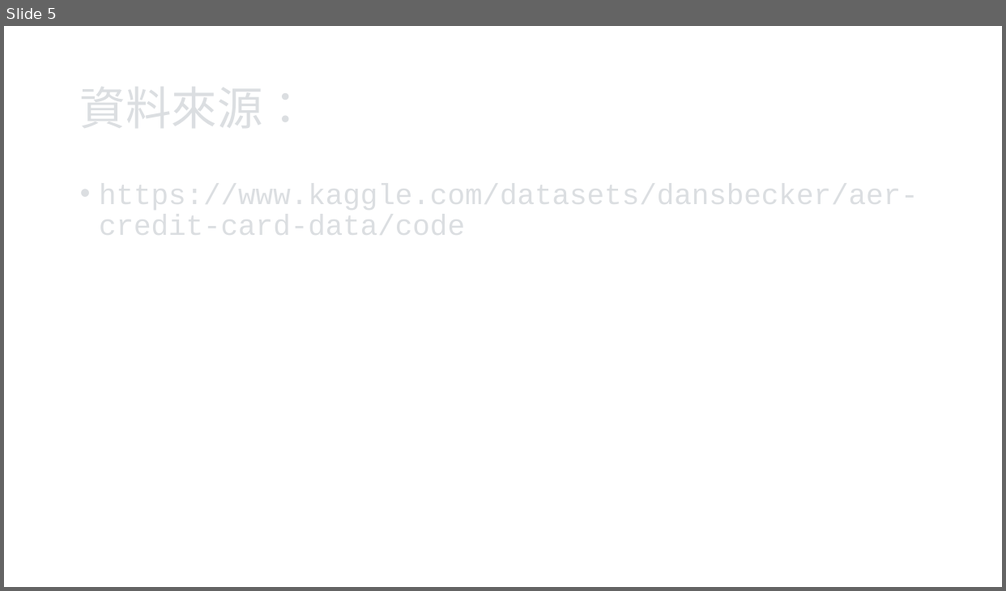
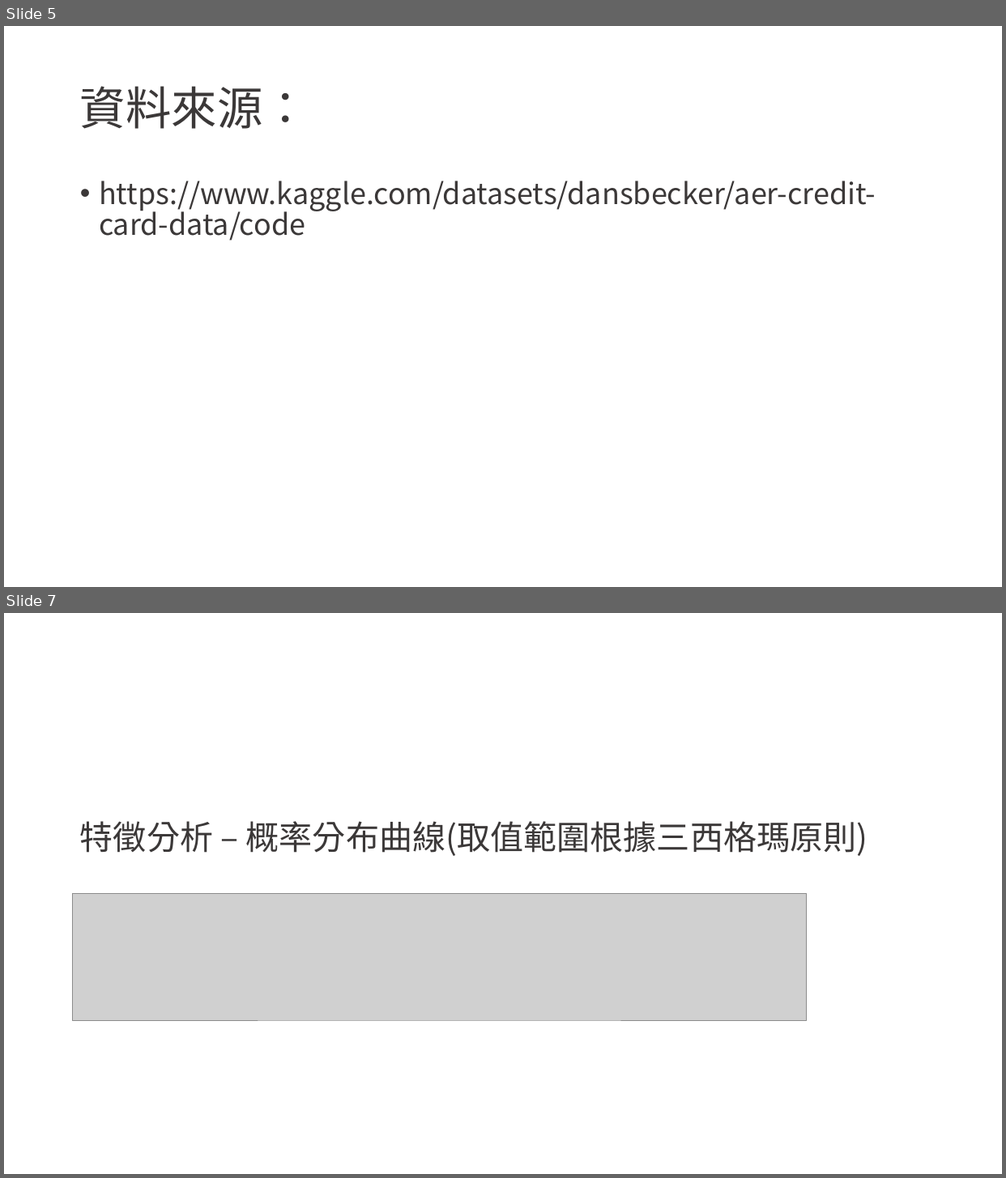
Before and after one commit to RCK10274/Issue_Credit_Card, a slide deck: Issue_Credit_Card.pptx. Shown one above the other, each under a label of ours: slide 5 before the commit, slides 5 and 7 after it; the slides between them are not shown. The pictures are 1006x591 and 1006x1178 pixels, drawn with LibreOffice and Linux fonts; fonts in the diff are those of the drawing; grey boxes stand for pictures. Boxes give left, top, right and bottom in pixels: in the first picture for what was removed or moved away, otherwise in the second. Text is boxed around its words. In the diff, an @@ line names an element or a change of style, - is before the commit and + after.

```diff
--- a/Issue_Credit_Card.pptx
+++ b/Issue_Credit_Card.pptx
@@ slide 7 added at (4, 613, 1002, 1174), background #FFFFFF @@
@@ title added at (80, 821, 868, 856), 32 pt, text #3B3838 @@
+特徵分析 – 概率分布曲線(取值範圍根據三西格瑪原則)
@@ picture added at (73, 894, 807, 1020) @@
@@ slide 5 changed as well @@
@@ title added at (80, 86, 309, 129), 44 pt, text #3B3838 @@
+資料來源：
@@ text added at (99, 181, 876, 241), 28 pt, text #3B3838 @@
+• https://www.kaggle.com/datasets/dansbecker/aer-credit-card-data/code
```
Also in this commit, not shown: 4 other slides changed, 15 other slides added, 1 slide removed, 21 other files.
